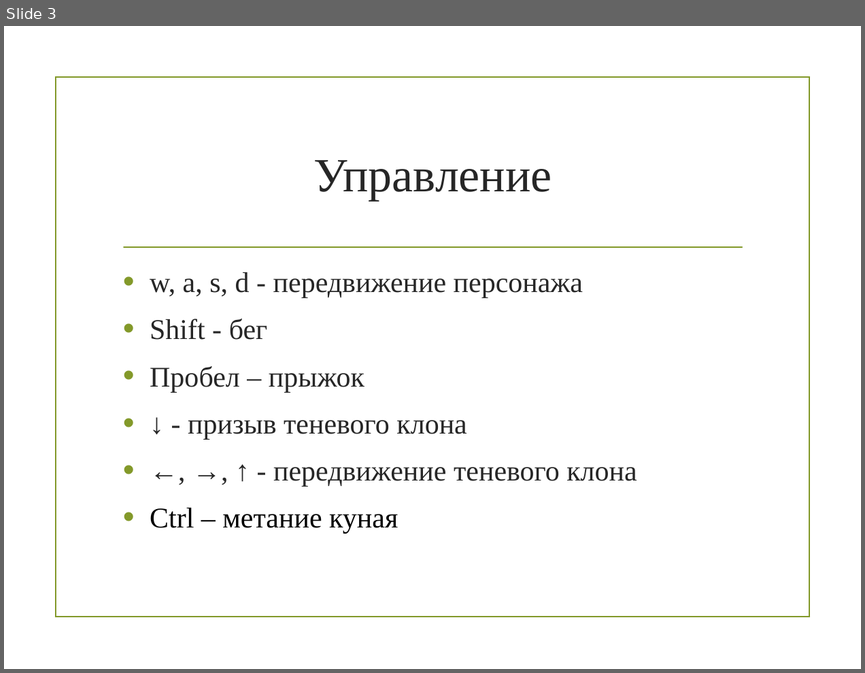
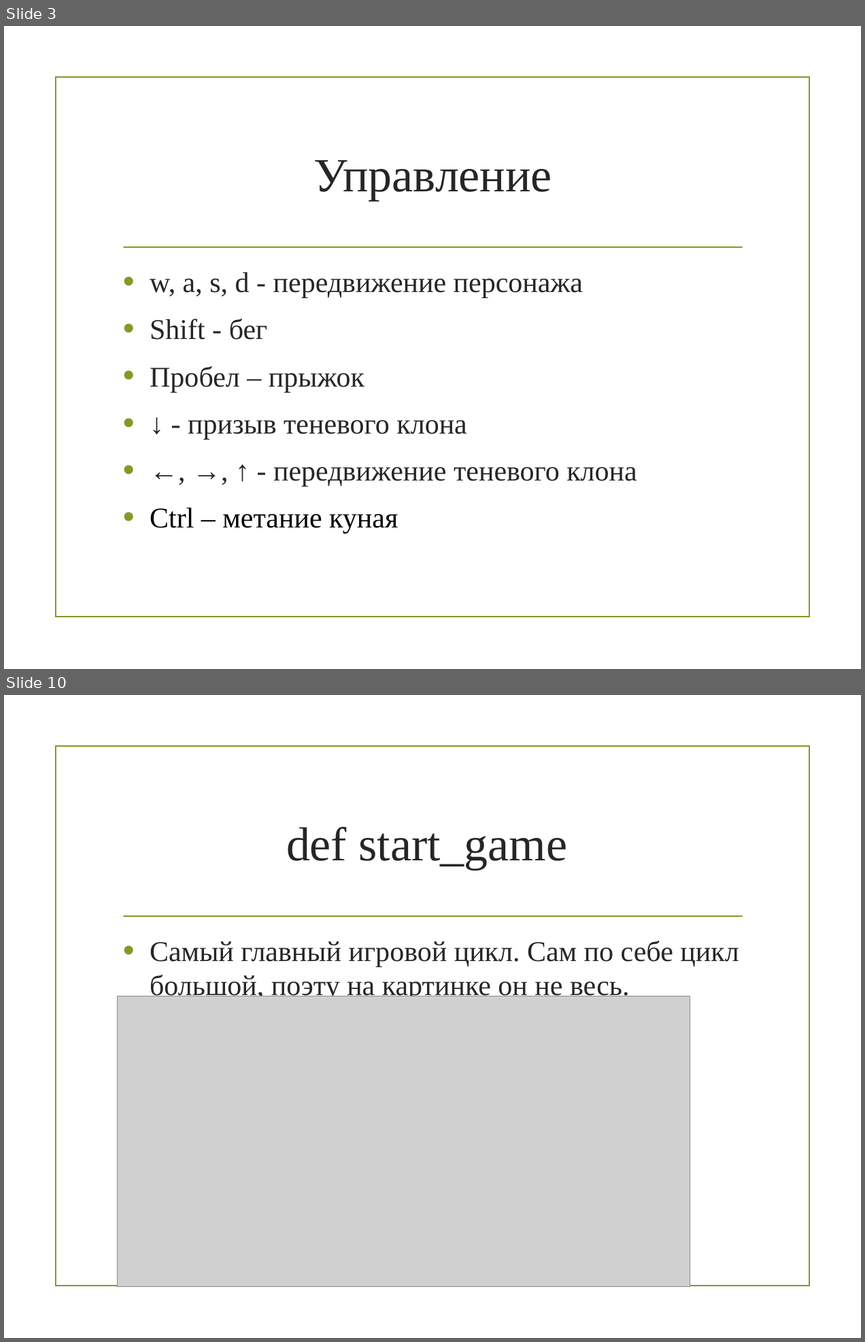
Before and after one commit to DanMak8/project_game, a slide deck: naruto.pptx. Shown one above the other, each under a label of ours: slide 3 before the commit, slides 3 and 10 after it; the slides between them are not shown. The pictures are 865x673 and 865x1342 pixels, drawn with LibreOffice and Linux fonts; fonts in the diff are those of the drawing; grey boxes stand for pictures; background and template pictures are left out. Boxes give left, top, right and bottom in pixels: in the first picture for what was removed or moved away, otherwise in the second. Text is boxed around its words. In the diff, an @@ line names an element or a change of style, - is before the commit and + after.

```diff
--- a/naruto.pptx
+++ b/naruto.pptx
@@ slide 10 added at box(4, 695, 861, 1338), background picture (left out); not listed: 2 template elements that a slide beside it also shows @@
@@ title added at box(286, 826, 568, 870), 40 pt, text #262626 @@
+def start_game
@@ text added at box(150, 940, 738, 1001), 24 pt, text #262626 @@
+• Самый главный игровой цикл. Сам по себе цикл большой, поэту на картинке он не весь.
@@ picture added at box(117, 996, 689, 1286) @@
```
Also in this commit, not shown: 6 other slides added, 1 other file.
